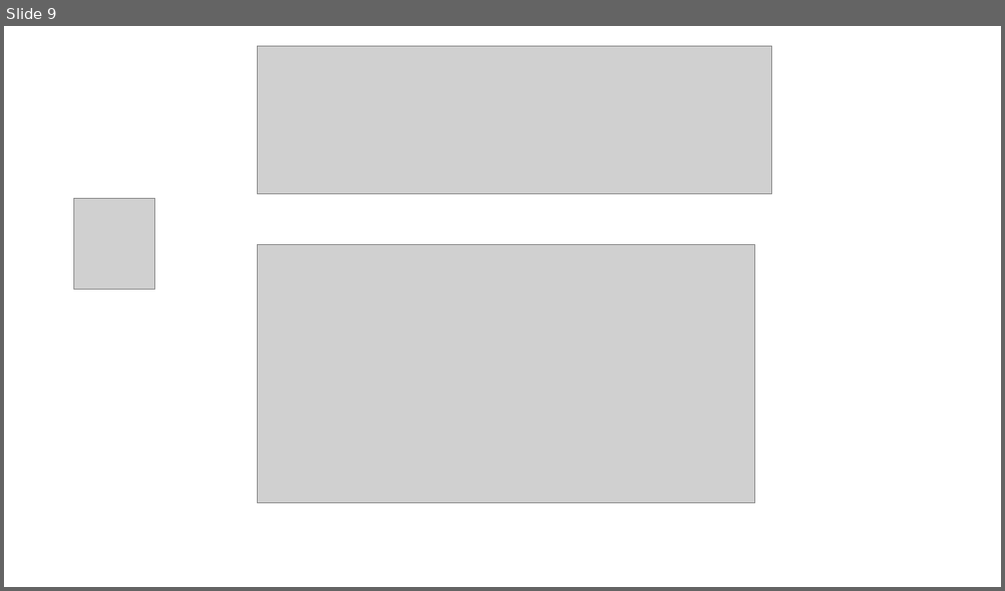
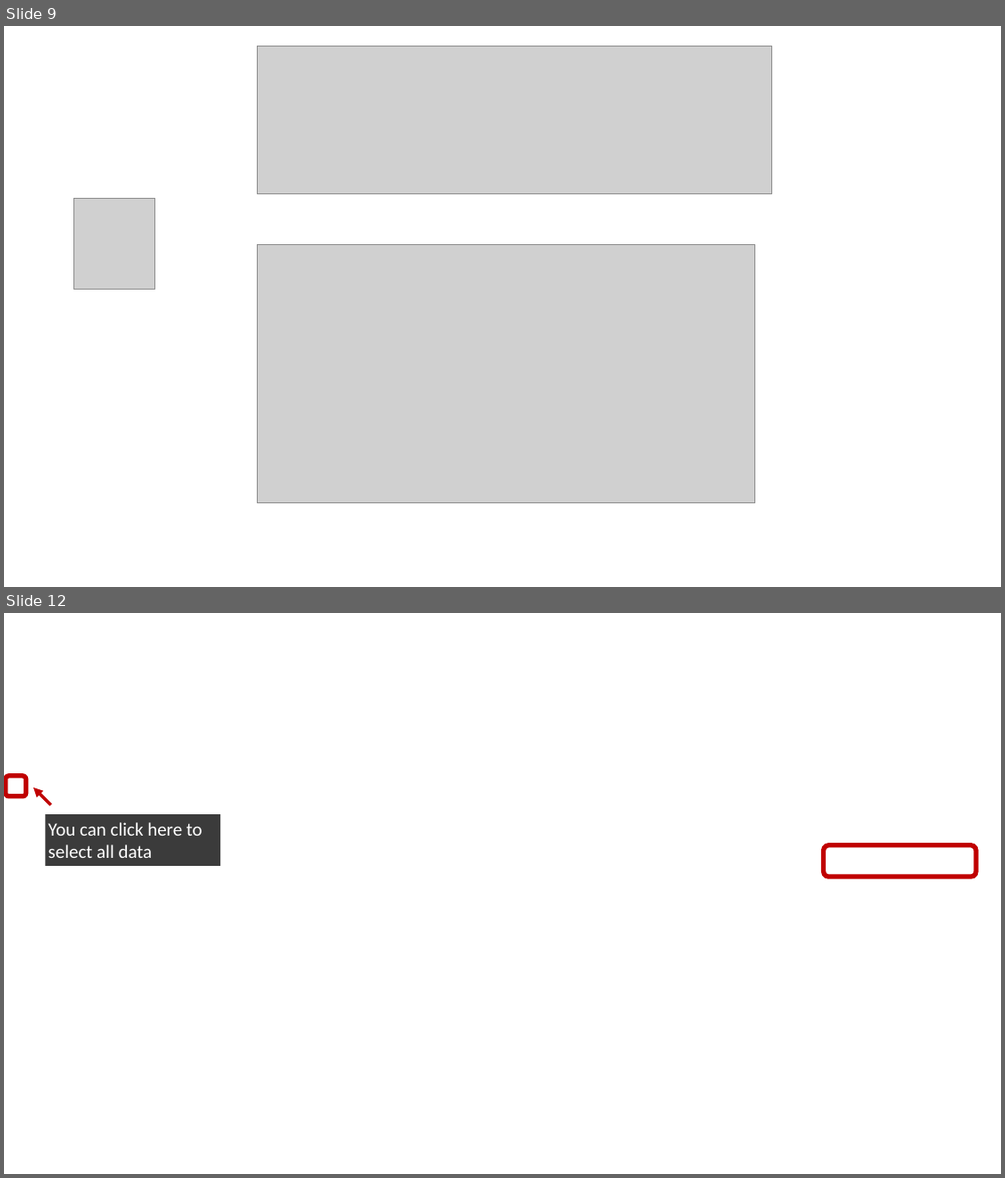
Before and after one commit to stats4sd/Installation-Guides, a slide deck: devResources/Screenshots - Chris.pptx. Shown one above the other, each under a label of ours: slide 9 before the commit, slides 9 and 12 after it; the slides between them are not shown. The pictures are 1005x591 and 1005x1178 pixels, drawn with LibreOffice and Linux fonts; fonts in the diff are those of the drawing; grey boxes stand for pictures; background and template pictures are left out. Boxes give left, top, right and bottom in pixels: in the first picture for what was removed or moved away, otherwise in the second. Text is boxed around its words. In the diff, an @@ line names an element or a change of style, - is before the commit and + after.

```diff
--- a/devResources/Screenshots - Chris.pptx
+++ b/devResources/Screenshots - Chris.pptx
@@ slide 12 added at <box>4,613,1001,1174</box>, background picture (left out) @@
@@ rounded rectangle added at <box>6,776,25,796</box>, outline #C00000 4.5 pt @@
@@ arrow added from (51, 805) to (33, 787), #C00000 3 pt @@
@@ rectangle added at <box>45,814,220,866</box>, fill #000000 at 77% opacity, 18 pt, text #FFFFFF @@
+You can click here to select all data
@@ rounded rectangle added at <box>824,844,976,876</box>, outline #C00000 4.5 pt @@
```
Also in this commit, not shown: 8 other slides added, 1 slide removed, 15 other files.
